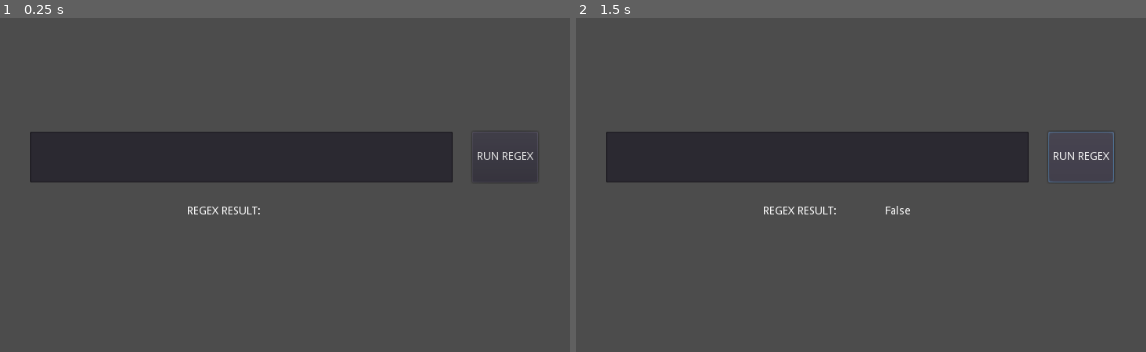
Above: before the commit, frames 1-2 (left to right).
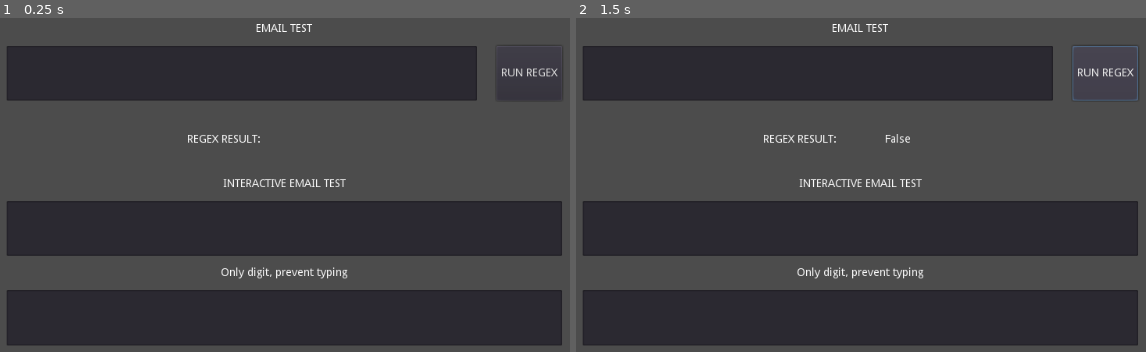
Above: after the commit, the same moments.

Repository: MrEliptik/line_edit_plus
Game: Godot game, scene res://test_scene.tscn
The game is run twice, just before and just after one commit, with the same random seed, the same clock (stepped at 60 frames per second) and the same inputs.
Inputs:
- Up to frame 1 (0.25 s): no input
- Up to frame 2 (1.5 s): click "RUN REGEX" at 0.5 s; click "RUN REGEX" at 1.25 s

The runs differ from the first frame. In frame 1, 58% of the frame differs, in the area x 1-99%, y 1-98%; in frame 2, 58%.

Commit message:
update example

Diff:
--- a/test_scene.gd
+++ b/test_scene.gd
@@ -7,3 +7,10 @@
 	var res = $"VBoxContainer/HBoxContainer/LineEdit+".run_regex()
 	print(res)
 	$VBoxContainer/HBoxContainer2/Result.text = str(res)
+
+
+func _on_LineEdit_regex_result(result, txt) -> void:
+	if !result:
+		$"VBoxContainer/HBoxContainer3/LineEdit+".set("custom_colors/font_color", Color(1.0, 0, 0))
+	else:
+		$"VBoxContainer/HBoxContainer3/LineEdit+".set("custom_colors/font_color", Color(1.0, 1.0, 1.0))
--- a/test_scene.tscn
+++ b/test_scene.tscn
@@ -16,17 +16,28 @@
 anchor_top = 0.5
 anchor_right = 0.5
 anchor_bottom = 0.5
-margin_left = -325.0
-margin_top = -67.5
-margin_right = 325.0
-margin_bottom = 67.5
+margin_left = -355.5
+margin_top = -206.5
+margin_right = 355.5
+margin_bottom = 206.5
+custom_constants/separation = 15
 __meta__ = {
 "_edit_use_anchors_": false
 }
 
+[node name="Label" type="Label" parent="VBoxContainer"]
+margin_right = 711.0
+margin_bottom = 14.0
+size_flags_horizontal = 5
+size_flags_vertical = 1
+text = "EMAIL TEST"
+align = 1
+valign = 1
+
 [node name="HBoxContainer" type="HBoxContainer" parent="VBoxContainer"]
-margin_right = 650.0
-margin_bottom = 65.0
+margin_top = 29.0
+margin_right = 711.0
+margin_bottom = 99.0
 size_flags_horizontal = 3
 size_flags_vertical = 3
 custom_constants/separation = 25
@@ -35,8 +46,8 @@
 }
 
 [node name="LineEdit+" type="LineEdit" parent="VBoxContainer/HBoxContainer"]
-margin_right = 541.0
-margin_bottom = 65.0
+margin_right = 602.0
+margin_bottom = 70.0
 size_flags_horizontal = 3
 size_flags_vertical = 3
 script = ExtResource( 1 )
@@ -49,23 +60,23 @@
 Pattern = "(?:[a-z0-9!#$%&'*+/=?^_`{|}~-]+(?:\\.[a-z0-9!#$%&'*+/=?^_`{|}~-]+)*|\"(?:[\\x01-\\x08\\x0b\\x0c\\x0e-\\x1f\\ …(363 unchanged characters)…
 
 [node name="Run" type="Button" parent="VBoxContainer/HBoxContainer"]
-margin_left = 566.0
-margin_right = 650.0
-margin_bottom = 65.0
+margin_left = 627.0
+margin_right = 711.0
+margin_bottom = 70.0
 text = "RUN REGEX"
 
 [node name="HBoxContainer2" type="HBoxContainer" parent="VBoxContainer"]
-margin_top = 69.0
-margin_right = 650.0
-margin_bottom = 135.0
+margin_top = 114.0
+margin_right = 711.0
+margin_bottom = 184.0
 size_flags_horizontal = 3
 size_flags_vertical = 3
 alignment = 1
 
 [node name="Label" type="Label" parent="VBoxContainer/HBoxContainer2"]
-margin_left = 201.0
-margin_right = 295.0
-margin_bottom = 66.0
+margin_left = 231.0
+margin_right = 325.0
+margin_bottom = 70.0
 size_flags_horizontal = 5
 size_flags_vertical = 1
 text = "REGEX RESULT:"
@@ -73,12 +84,85 @@
 valign = 1
 
 [node name="Result" type="Label" parent="VBoxContainer/HBoxContainer2"]
-margin_left = 299.0
-margin_right = 449.0
-margin_bottom = 66.0
+margin_left = 329.0
+margin_right = 479.0
+margin_bottom = 70.0
 rect_min_size = Vector2( 150, 0 )
 size_flags_vertical = 1
 align = 1
 valign = 1
 
+[node name="Label2" type="Label" parent="VBoxContainer"]
+margin_top = 199.0
+margin_right = 711.0
+margin_bottom = 213.0
+size_flags_horizontal = 5
+size_flags_vertical = 1
+text = "INTERACTIVE EMAIL TEST"
+align = 1
+valign = 1
+
+[node name="HBoxContainer3" type="HBoxContainer" parent="VBoxContainer"]
+margin_top = 228.0
+margin_right = 711.0
+margin_bottom = 298.0
+size_flags_horizontal = 3
+size_flags_vertical = 3
+custom_constants/separation = 25
+__meta__ = {
+"_edit_use_anchors_": false
+}
+
+[node name="LineEdit+" type="LineEdit" parent="VBoxContainer/HBoxContainer3"]
+margin_right = 711.0
+margin_bottom = 70.0
+size_flags_horizontal = 3
+size_flags_vertical = 3
+custom_colors/font_color = Color( 1, 1, 1, 1 )
+script = ExtResource( 1 )
+__meta__ = {
+"_edit_use_anchors_": false
+}
+"Use Regex" = true
+"Predefined pattern" = 5
+"Prevent typing" = false
+Pattern = "(?:[a-z0-9!#$%&'*+/=?^_`{|}~-]+(?:\\.[a-z0-9!#$%&'*+/=?^_`{|}~-]+)*|\"(?:[\\x01-\\x08\\x0b\\x0c\\x0e-\\x1f\\x21\\x23-\\x5b\\x5d-\\x7f]|\\\\[\\x01-\\x09\\x0b\\x0c\\x0e-\\x7f])*\")@(?:(?:[a-z0-9](?:[a-z0-9-]*[a-z0-9])?\\.)+[a-z0-9](?:[a-z0-9-]*[a-z0-9])?|\\[(?:(?:25[0-5]|2[0-4][0-9]|[01]?[0-9][0-9]?)\\.){3}(?:25[0-5]|2[0-4][0-9]|[01]?[0-9][0-9]?|[a-z0-9-]*[a-z0-9]:(?:[\\x01-\\x08\\x0b\\x0c\\x0e-\\x1f\\x21-\\x5a\\x53-\\x7f]|\\\\[\\x01-\\x09\\x0b\\x0c\\x0e-\\x7f])+)\\])"
+
+[node name="Label3" type="Label" parent="VBoxContainer"]
+margin_top = 313.0
+margin_right = 711.0
+margin_bottom = 327.0
+size_flags_horizontal = 5
+size_flags_vertical = 1
+text = "Only digit, prevent typing"
+align = 1
+valign = 1
+
+[node name="HBoxContainer4" type="HBoxContainer" parent="VBoxContainer"]
+margin_top = 342.0
+margin_right = 711.0
+margin_bottom = 413.0
+size_flags_horizontal = 3
+size_flags_vertical = 3
+custom_constants/separation = 25
+__meta__ = {
+"_edit_use_anchors_": false
+}
+
+[node name="LineEdit+" type="LineEdit" parent="VBoxContainer/HBoxContainer4"]
+margin_right = 711.0
+margin_bottom = 71.0
+size_flags_horizontal = 3
+size_flags_vertical = 3
+custom_colors/font_color = Color( 1, 1, 1, 1 )
+script = ExtResource( 1 )
+__meta__ = {
+"_edit_use_anchors_": false
+}
+"Use Regex" = true
+"Predefined pattern" = 1
+"Prevent typing" = true
+Pattern = "[0-9]+"
+
 [connection signal="pressed" from="VBoxContainer/HBoxContainer/Run" to="." method="_on_Run_pressed"]
+[connection signal="regex_result" from="VBoxContainer/HBoxContainer3/LineEdit+" to="." method="_on_LineEdit_regex_result"]
